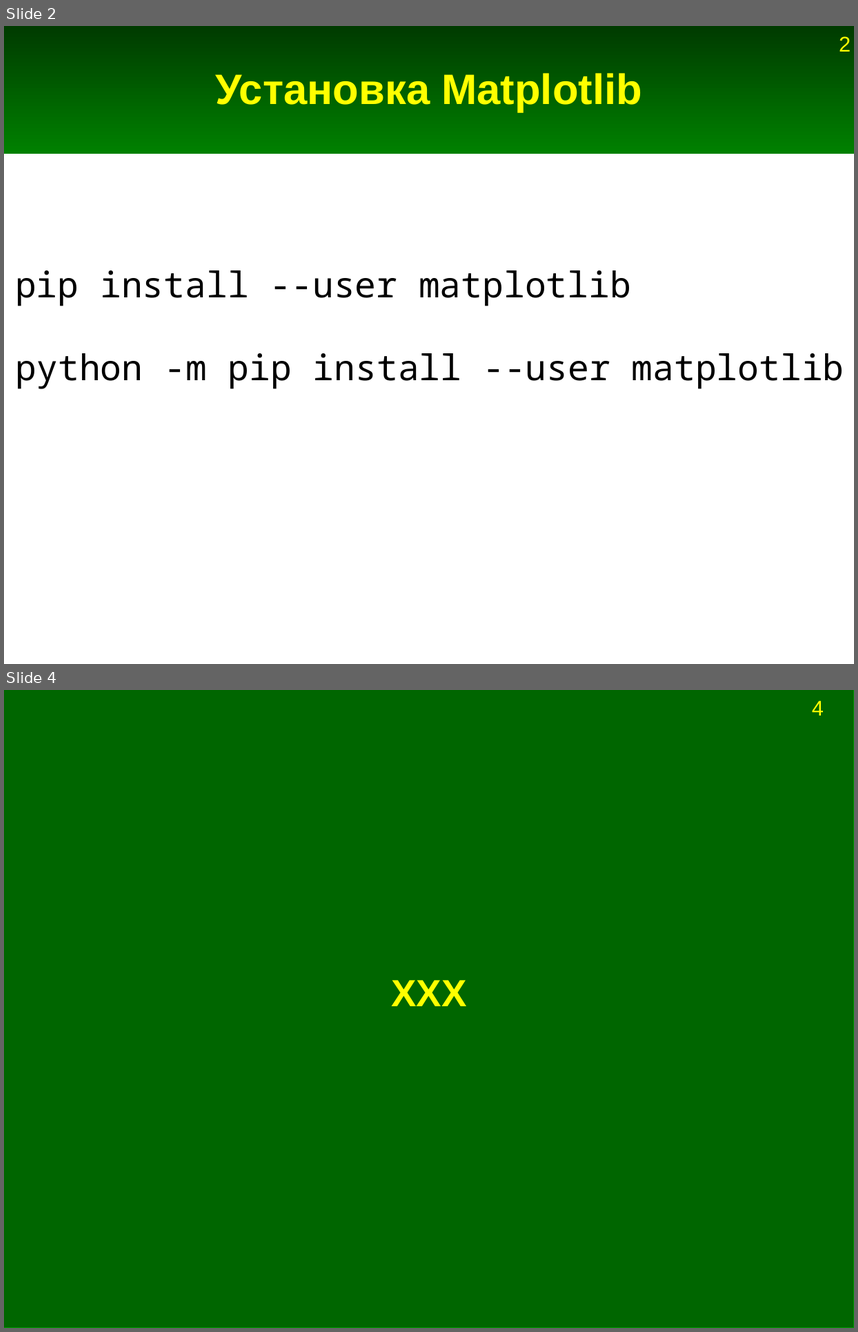
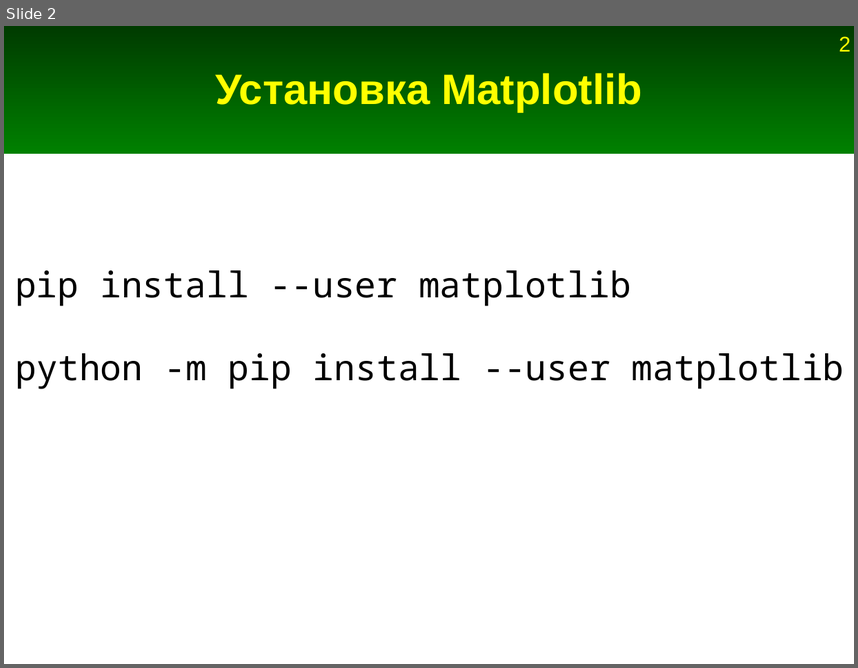
Before and after one commit to Jenyay/modelling, a slide deck: python language/presentations/16. Matplotlib.odp. Shown one above the other, each under a label of ours: slides 2 and 4 before the commit, slide 2 after it; the slides between them are not shown. The pictures are 858x1332 and 858x668 pixels, drawn with LibreOffice and Linux fonts; fonts in the diff are those of the drawing. Boxes give left, top, right and bottom in pixels: in the first picture for what was removed or moved away, otherwise in the second. Text is boxed around its words. In the diff, an @@ line names an element or a change of style, - is before the commit and + after.

```diff
--- a/python language/presentations/16. Matplotlib.odp
+++ b/python language/presentations/16. Matplotlib.odp
@@ slide 4 removed at [4, 690, 854, 1328], background #FFFFFF @@
@@ rectangle removed at [4, 690, 854, 1328] @@
@@ page number removed at [812, 700, 824, 716] @@
-4
@@ title removed at [391, 980, 466, 1006] @@
-XXX
```
Also in this commit, not shown: 10 slides added, 2 other slides removed, 2 other files.
